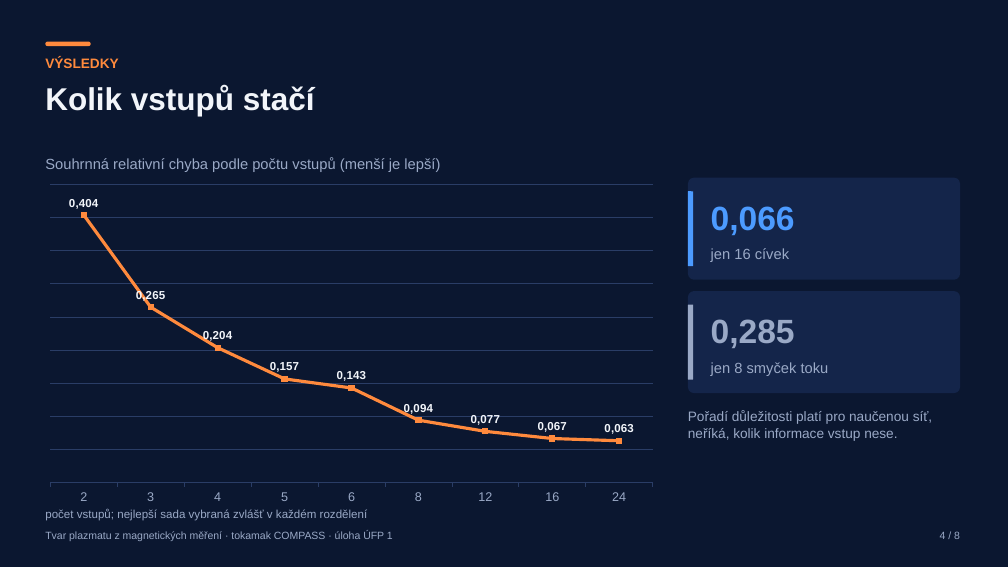
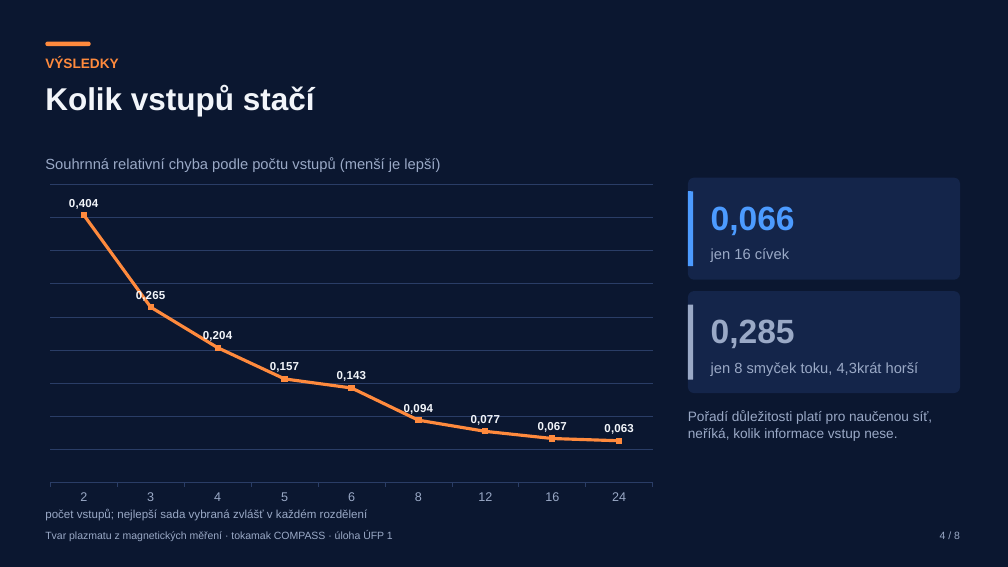
Before and after one commit to mschiller890/hackathon, a slide deck: slide 7 of presentation/deck/slides.pptx. Drawn at 1008x567 pixels with LibreOffice and Linux fonts; fonts in the diff are those of the drawing. Boxes give left, top, right and bottom in pixels: in the first picture for what was removed or moved away, otherwise in the second. Text is boxed around its words. In the diff, an @@ line names an element or a change of style, - is before the commit and + after.

```diff
--- a/presentation/deck/slides.pptx
+++ b/presentation/deck/slides.pptx
@@ text at <box>711,362,919,376</box>: text changed @@
-jen 8 smyček toku
+jen 8 smyček toku, 4,3krát horší
```
Also in this commit, not shown: 4 other slides changed, 1 other file.
